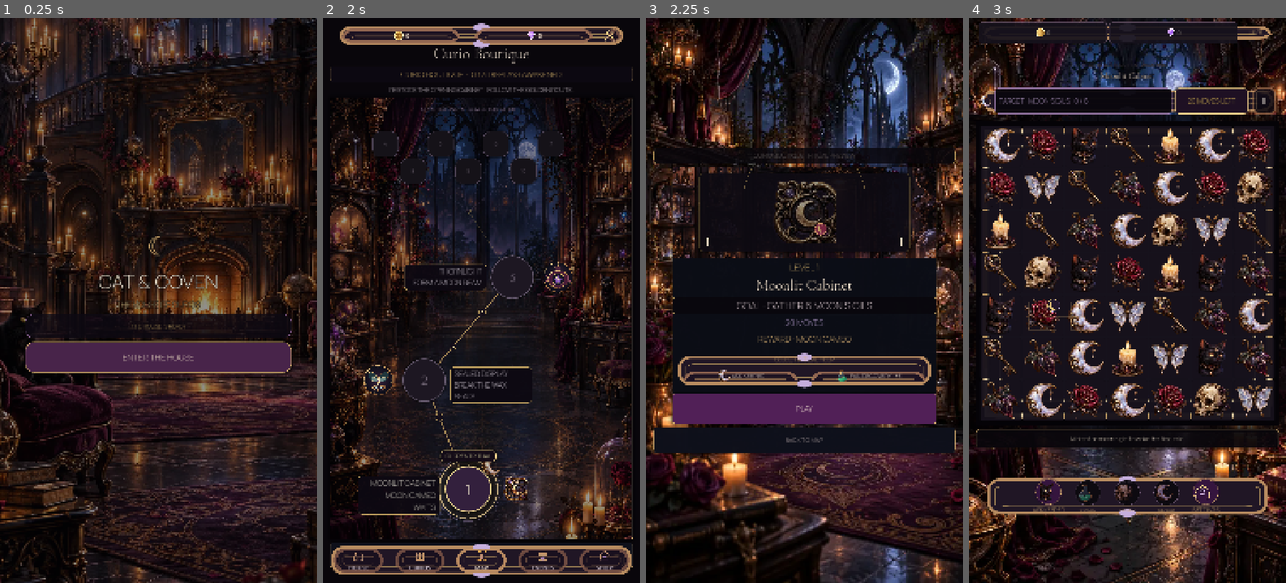
Above: before the commit, frames 1-4 (left to right).
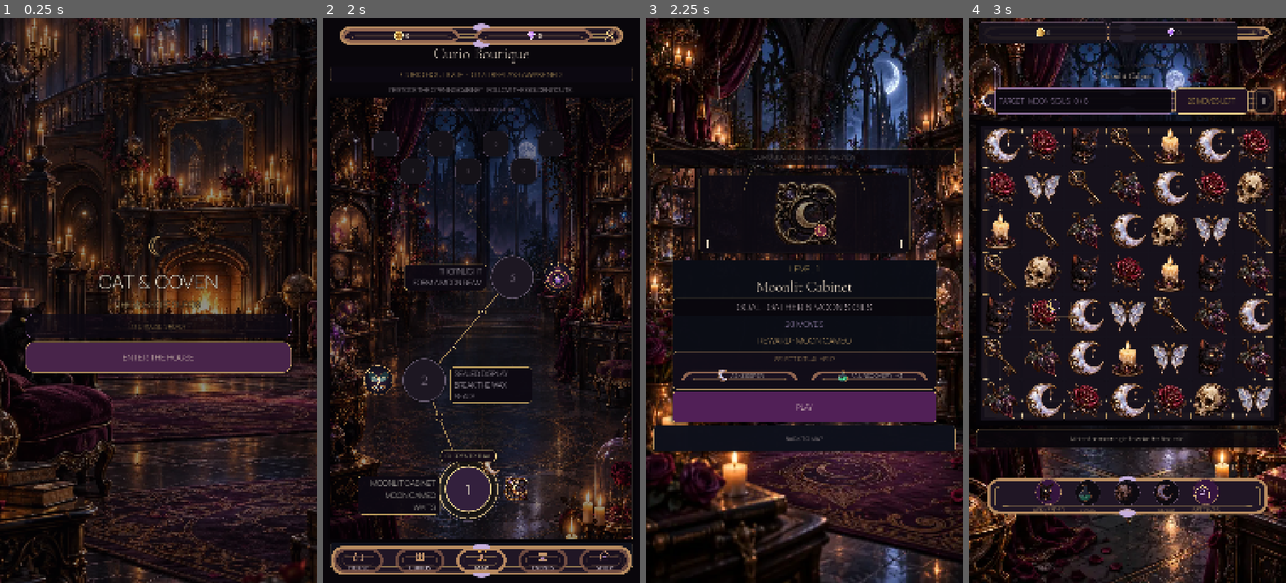
Above: after the commit, the same moments.

Repository: Jay-prodesign/akilta-match3
Game: Godot game, scene res://src/app/app_bootstrap.tscn
Two runs of this game, one before a commit and one after it. Both use one fixed random seed, a clock stepped at 60 frames per second and the inputs below.
Inputs:
- Up to frame 1 (0.25 s): no input
- Up to frame 2 (2 s): click "ENTER THE HOUSE" at 0.5 s; click "PLAY LEVEL 1" at 1.25 s
- Up to frame 3 (2.25 s): click "1" at 2 s
- Up to frame 4 (3 s): click "PLAY" at 2.75 s

Frames 1-2 are identical in both runs. In frame 3, 7.1% of the frame differs, in the area x 2-98%, y 23-78%; in frame 4, nothing differs.

Commit message:
Reduce Prestart ritual aid chrome nesting

Diff:
--- a/src/ui/prestart/level_prestart.gd
+++ b/src/ui/prestart/level_prestart.gd
@@ -31,7 +31,6 @@
 
 func _ready() -> void:
 	ProductionChrome.apply_primary($Layout/Card)
-	ProductionChrome.apply_secondary($Layout/Card/Content/RitualAids, "prestart_aids")
 	ProductionChrome.apply_compact_panel($Layout/Card/Content/RitualAids/Column/AidRow/KeeperChip, "prestart_keeper_aid")
 	ProductionChrome.apply_compact_panel($Layout/Card/Content/RitualAids/Column/AidRow/RecoveryChip, "prestart_recovery_aid")
 	ProductionChrome.apply_action_button(start_button, "primary", "prestart_play")
@@ -62,7 +61,7 @@
 		"authored_ritual_aids": keeper_aid_art != null and keeper_aid_art.texture != null and recovery_aid_art != null and recovery_aid_art.texture != null,
 		"north_star_readability": title_label != null and title_label.get_theme_font_size("font_size") >= 48 and objective_label != null and objective_label.get_theme_font_size("font_size") >= 32 and start_button != null and start_button.custom_minimum_size.y >= 84.0,
 		"note_subordinate": note_label != null and not note_label.visible,
-		"asset_backed_prestart_chrome": ($Layout/Card as PanelContainer).get_theme_stylebox("panel") is StyleBoxTexture and ($Layout/Card/Content/RitualAids as PanelContainer).get_theme_stylebox("panel") is StyleBoxTexture and ($Layout/Card/Content/RitualAids/Column/AidRow/KeeperChip as PanelContai …(311 unchanged characters)…
+		"asset_backed_prestart_chrome": ($Layout/Card as PanelContainer).get_theme_stylebox("panel") is StyleBoxTexture and ($Layout/Card/Content/RitualAids/Column/AidRow/KeeperChip as PanelContai …(311 unchanged characters)…
 		"runtime_ui_factory": false
 	}
 
--- a/tests/unit/test_prestart_authored_production_screen.gd
+++ b/tests/unit/test_prestart_authored_production_screen.gd
@@ -29,7 +29,7 @@
 	_expect(not bool(contract.get("runtime_ui_factory", true)), "Prestart must not rebuild persistent presentation UI at runtime")
 	_expect(bool(contract.get("north_star_readability", false)), "Prestart must retain a strong North Star title/objective/Play hierarchy")
 	_expect(bool(contract.get("note_subordinate", false)), "Long explanatory copy must not compete with the primary prestart decision")
-	_expect(bool(contract.get("asset_backed_prestart_chrome", false)), "Prestart card, Ritual Help panel/chips and actions must use verified production chrome")
+	_expect(bool(contract.get("asset_backed_prestart_chrome", false)), "Prestart card, Ritual Help chips and actions must use verified production chrome without ceremonial nesting")
 	_expect(bool(contract.get("raster_runtime", false)), "Prestart aid art must use raster runtime assets")
 
 	var keeper := screen.get_node_or_null("Layout/Card/Content/RitualAids/Column/AidRow/KeeperChip/Content/Art") as TextureRect
